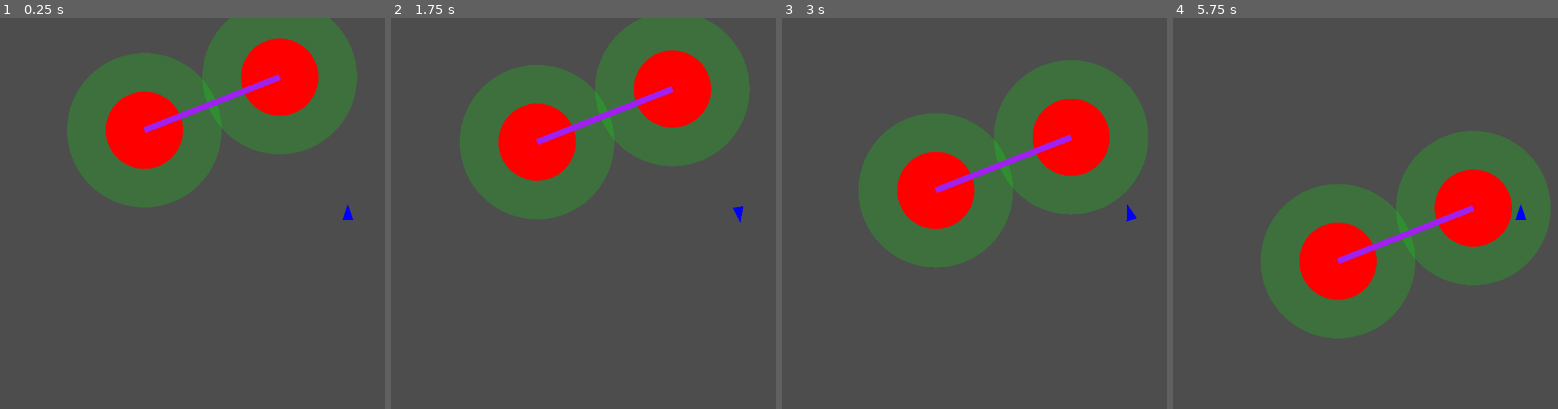
Above: before the commit, frames 1-4 (left to right).
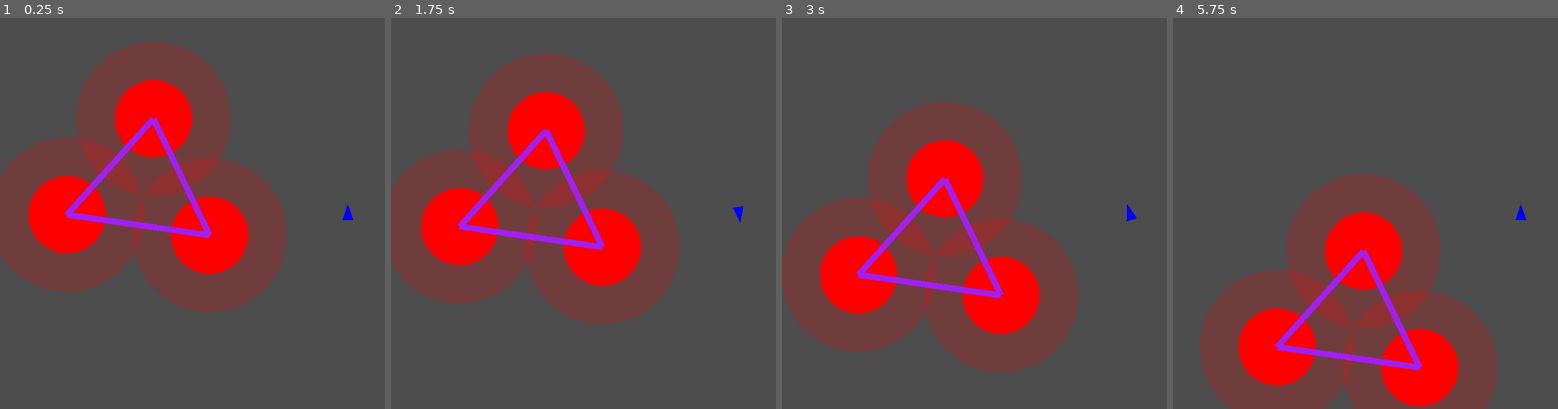
Above: after the commit, the same moments.

Repository: mchannell/harmonices-mundi
Game: Godot game, scene res://test_level.tscn
Two runs of this game, one before a commit and one after it. Both use one fixed random seed, a clock stepped at 60 frames per second and the inputs below.
Inputs:
- Up to frame 1 (0.25 s): no input
- Up to frame 2 (1.75 s): tap Enter at 0.5 s; hold Right (turn_right) 0.53-1.28 s; tap Space at 1.25 s; hold S (move_back) from 1.28 s (still down)
- Up to frame 3 (3 s): release S (move_back) at 2.03 s; hold Right (turn_right) 2.03-2.78 s; hold W (move_forward) from 2.78 s (still down)
- Up to frame 4 (5.75 s): release W (move_forward) at 3.53 s; hold Left (turn_left) 3.53-5.03 s; hold S (move_back) from 5.03 s (still down)

The runs differ from the first frame. In frame 1, 44% of the frame differs, in the area x 0-93%, y 0-76%; in frame 2, 45%; in frame 3, 45%, in the area x 0-96%, y 10-91%; in frame 4, 43%.

Commit message:
naming something string is a really good idea and won't cause any issues

Diff:
--- a/planet.gd
+++ b/planet.gd
@@ -1,12 +1,10 @@
 extends Node2D
 @export var radius: int
 @export var atmosphere_radius: int
-@export var root: Pitch
-
-enum Pitch {Ab, A, Bb, B, C, Db, D, Eb, E, F, Fb, G}
+@export var root: Types.Pitch
 
 func _draw() -> void:
-	draw_circle(Vector2.ZERO, atmosphere_radius,Color(0,1,0,.2))
+	draw_circle(Vector2.ZERO, atmosphere_radius,Color(1,0,0,.2))
 	draw_circle(Vector2(0,0),radius,Color.RED)
 	get_node("StaticBody2D").get_node("CollisionShape2D").shape.radius = radius
 
--- a/ship.gd
+++ b/ship.gd
@@ -12,6 +12,7 @@
 
 
 func _process(delta: float) -> void:
+	#print_debug(global_position)
 	if (Input.is_action_pressed("turn_right")):
 		rotate(TURN_SPEED * delta)
 	if (Input.is_action_pressed("turn_left")):
--- /dev/null
+++ b/string.gd
@@ -0,0 +1,21 @@
+class_name MusicString extends Node2D
+
+var root: Types.Pitch
+var planet1: Node2D
+var planet2: Node2D
+var area = Area2D.new()
+var collision_shape = CollisionShape2D.new()
+
+func _ready() -> void:
+	collision_shape.shape = SegmentShape2D.new()
+	collision_shape.shape.a = planet1.position
+	collision_shape.shape.b = planet2.position
+	add_child(area)
+	area.add_child(collision_shape)
+	add_to_group("Strings")
+
+func _draw() -> void:
+	draw_line(planet1.position, planet2.position, Color.PURPLE,10)
+
+func _process(delta: float) -> void:
+	pass
--- /dev/null
+++ b/string.tscn
@@ -0,0 +1,13 @@
+[gd_scene load_steps=3 format=3 uid="uid://d1w5akbstssne"]
+
+[ext_resource type="Script" uid="uid://dp4xjrmga5cyd" path="res://string.gd" id="1_0ftq4"]
+
+[sub_resource type="SegmentShape2D" id="SegmentShape2D_0ftq4"]
+
+[node name="String" type="Node2D"]
+script = ExtResource("1_0ftq4")
+
+[node name="Area2D" type="Area2D" parent="."]
+
+[node name="CollisionShape2D" type="CollisionShape2D" parent="Area2D"]
+shape = SubResource("SegmentShape2D_0ftq4")
--- a/string_orchestrator.gd
+++ b/string_orchestrator.gd
@@ -1,16 +1,20 @@
 extends Node2D
 
 var planets
+var strings = []
+var string_scene
 
 func _ready() -> void:
 	planets = get_tree().get_nodes_in_group("Planets")
-
-func _draw() -> void:
+	#string_scene = preload("res://string.tscn")
 	for i in planets.size():
-		for j in range(i,planets.size()):
+		for j in range(i+1,planets.size()):
 			if planets[j].atmosphere_radius + planets[i].atmosphere_radius >= planets[i].position.distance_to(planets[j].position):
-				draw_line(planets[i].position, planets[j].position, Color.PURPLE,10)
-				#create_string(planets[i],planets[j])
+				create_string(planets[i],planets[j])
 
 func create_string(planet1, planet2) -> void:
-	pass
+	var new_string = MusicString.new()
+	new_string.root = planet1.root
+	new_string.planet1 = planet1
+	new_string.planet2 = planet2
+	get_parent().add_child.call_deferred(new_string)
--- a/test_level.tscn
+++ b/test_level.tscn
@@ -7,16 +7,21 @@
 [node name="Node2D" type="Node2D"]
 
 [node name="Planet" parent="." instance=ExtResource("2_1c2mv")]
-position = Vector2(243, 191)
+position = Vector2(252, 165)
 radius = 64
 atmosphere_radius = 128
 
 [node name="Planet2" parent="." instance=ExtResource("2_1c2mv")]
-position = Vector2(467, 103)
+position = Vector2(345, 358)
+radius = 64
+atmosphere_radius = 128
+
+[node name="Planet3" parent="." instance=ExtResource("2_1c2mv")]
+position = Vector2(109, 324)
 radius = 64
 atmosphere_radius = 128
 
 [node name="StringOrchestrator" parent="." instance=ExtResource("3_f7g2b")]
 
 [node name="Ship" parent="." instance=ExtResource("1_gojnm")]
-position = Vector2(580, 329)
+position = Vector2(574, 322)
--- /dev/null
+++ b/types.gd
@@ -0,0 +1,3 @@
+class_name Types
+
+enum Pitch {Ab, A, Bb, B, C, Db, D, Eb, E, F, Fb, G}
Not shown, added: Sounds/A_pure.wav.import
Not shown, added: Sounds/Af_pure.wav.import
Not shown, added: Sounds/B_pure.wav.import
Not shown, added: Sounds/Bf_pure.wav.import
Not shown, added: Sounds/C_pure.wav.import
Not shown, added: Sounds/D_pure.wav.import
Not shown, added: Sounds/Df_pure.wav.import
Not shown, added: Sounds/E_pure.wav.import
Not shown, added: Sounds/Ef_pure.wav.import
Not shown, added: Sounds/F_pure.wav.import
Not shown, added: Sounds/G_pure.wav.import
Not shown, added: Sounds/Gf_pure.wav.import
(and 2 more such lines)
